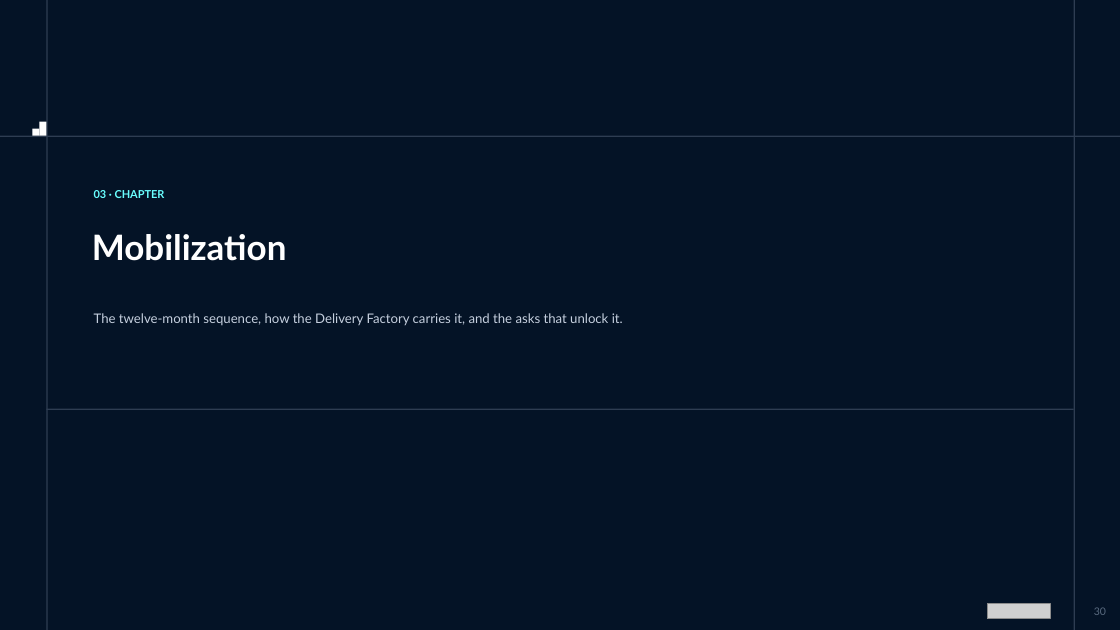
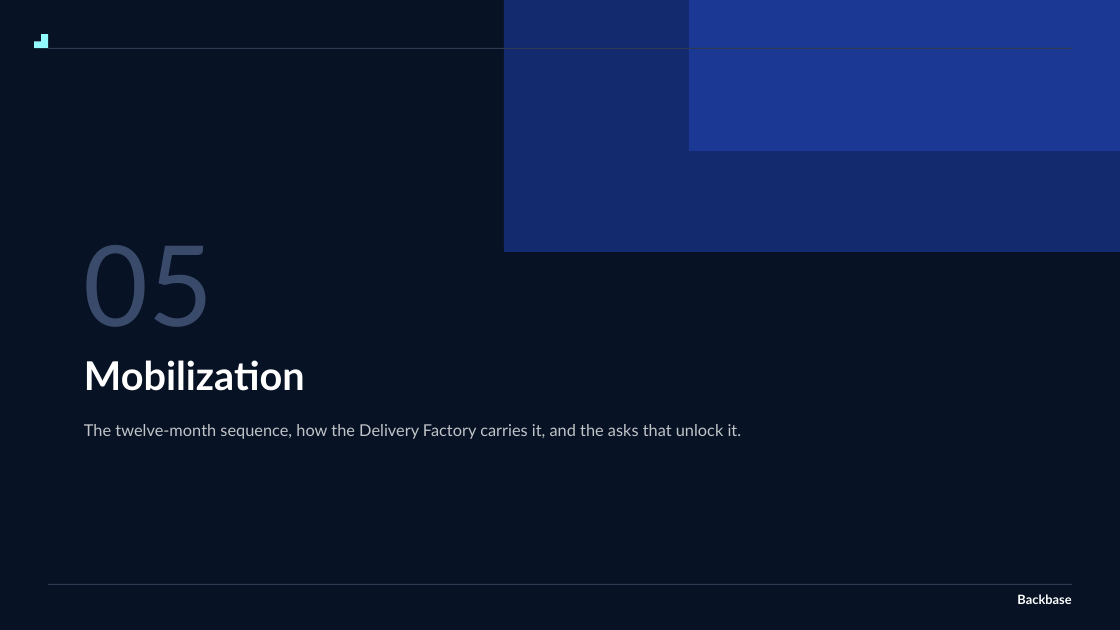
Before and after one commit to shyammohan160489-sys/value-consulting-agents, a slide deck: slide 46 of Engagement/Internal/product-factory/Product_Factory_Execution_Plan_Exhibit.pptx (slide 30 before the commit). Drawn at 1120x630 pixels with LibreOffice and Linux fonts; fonts in the diff are those of the drawing; grey boxes stand for pictures. Boxes give left, top, right and bottom in pixels: in the first picture for what was removed or moved away, otherwise in the second. Text is boxed around its words. In the diff, an @@ line names an element or a change of style, - is before the commit and + after.

```diff
--- a/Engagement/Internal/product-factory/Product_Factory_Execution_Plan_Exhibit.pptx
+++ b/Engagement/Internal/product-factory/Product_Factory_Execution_Plan_Exhibit.pptx
@@ background #041326 to #FFFFFF @@
@@ rectangle added at bbox=[0, 0, 1120, 630], fill #071224 @@
@@ rectangle removed at bbox=[46, 0, 47, 630] @@
@@ rectangle added at bbox=[504, 0, 1120, 252], fill #142A6E @@
@@ rectangle added at bbox=[689, 0, 1120, 151], fill #1B3894 @@
@@ rectangle removed at bbox=[1074, 0, 1075, 630] @@
@@ freeform shape added at bbox=[34, 34, 49, 49], fill #93FBFE @@
@@ rectangle: place and size @@
-rectangle at bbox=[0, 135, 1120, 136]
+rectangle at bbox=[48, 48, 1072, 49]
@@ rectangle at bbox=[48, 48, 1072, 49]: fill #2E3D52 to #2E3A52 @@
@@ rectangle removed at bbox=[33, 129, 39, 135] @@
@@ rectangle removed at bbox=[39, 122, 46, 136] @@
@@ text removed at bbox=[94, 190, 165, 198] @@
-03 · CHAPTER
@@ text added at bbox=[84, 245, 214, 327], 96 pt, text #3A4A6B @@
+05
@@ text "Mobilization": place and size @@
-text "Mobilization" at bbox=[92, 234, 287, 261]
+text "Mobilization" at bbox=[84, 360, 305, 391]
@@ text "Mobilization" at bbox=[84, 360, 305, 391]: size 30 to 34 pt; line spacing 1.15 to 1.05; more space between paragraphs @@
@@ rectangle removed at bbox=[46, 408, 1074, 409] @@
@@ text "The twelve-month sequence, how the ...": place and size @@
-text "The twelve-month sequence, how the ..." at bbox=[94, 313, 623, 325]
+text "The twelve-month sequence, how the ..." at bbox=[84, 424, 742, 439]
@@ text "The twelve-month sequence, how the ..." at bbox=[84, 424, 742, 439]: size 11.2 to 14 pt, text colour #C5CFDE to #C1C4C8; more space between paragraphs @@
@@ rectangle added at bbox=[48, 584, 1072, 585], fill #2E3A52 @@
@@ text added at bbox=[1017, 594, 1071, 604], 11 pt, text #FFFFFF, bold @@
+Backbase
@@ picture removed at bbox=[987, 604, 1050, 619] @@
@@ page number removed at bbox=[1094, 607, 1106, 615] @@
-30
```
Also in this commit, not shown: 40 other slides changed, 16 slides added, 12 other files.
